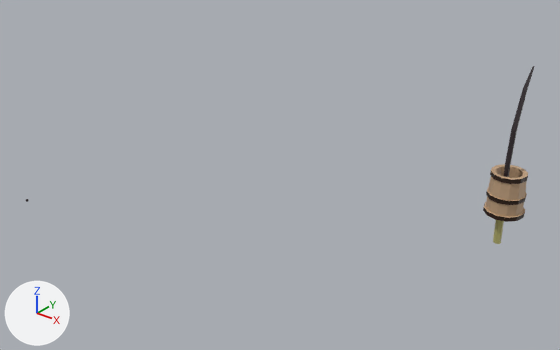
The FBX model Assets/3DModels/RodBarrel.fbx as it was, and as the next commit left it.
One viewpoint serves both versions: a camera (50 mm lens) standing at (3.06, -11.14, 6.33) and looking at (-4.16, -2.12, 0.74). Every picture has the same lights, and +X, +Y and +Z are marked at lower left. The first picture is the older version.
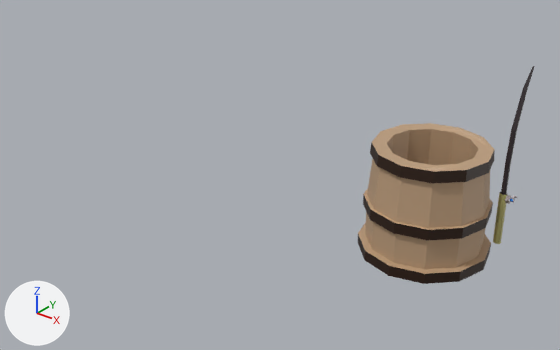
The edits, one by one:
Object 'Cylinder.003' (ob_cylinder_003) moves from (-1.27, 0.43, 0.33) to (-2.51, 0.0, 0.0).
Object 'Cylinder.003' (ob_cylinder_003) is rescaled from (0.00294, 0.00376, 0.0029) to (0.01, 0.01, 0.01).

Where the change shows, as pixel boxes (x1, y1, x2, y2) in the pictures (560 x 350 px):
'Cylinder.003', moved, rescaled (200% wider, 175% taller): before (483, 164, 528, 222); after (358, 123, 495, 284)
